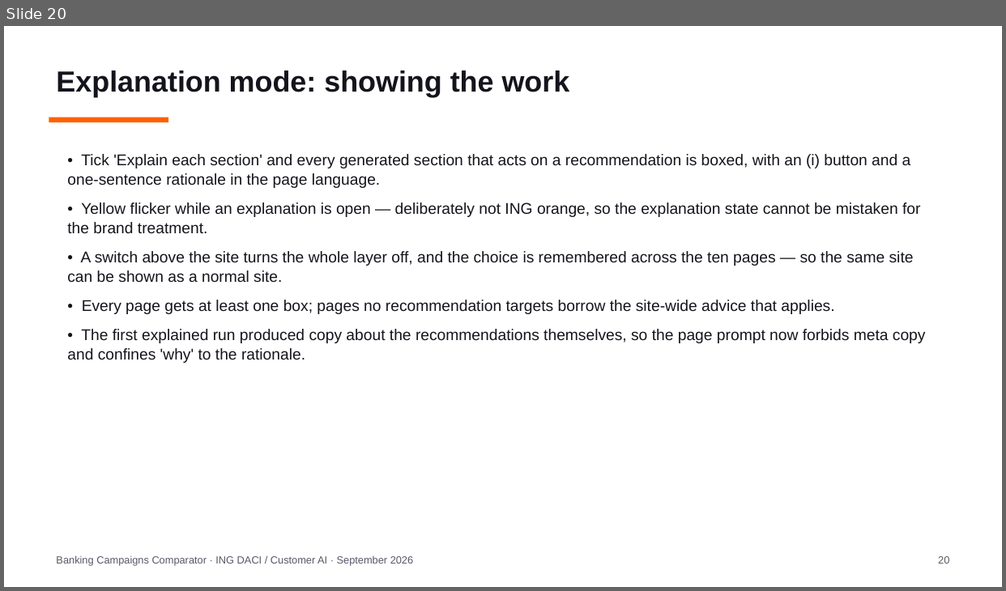
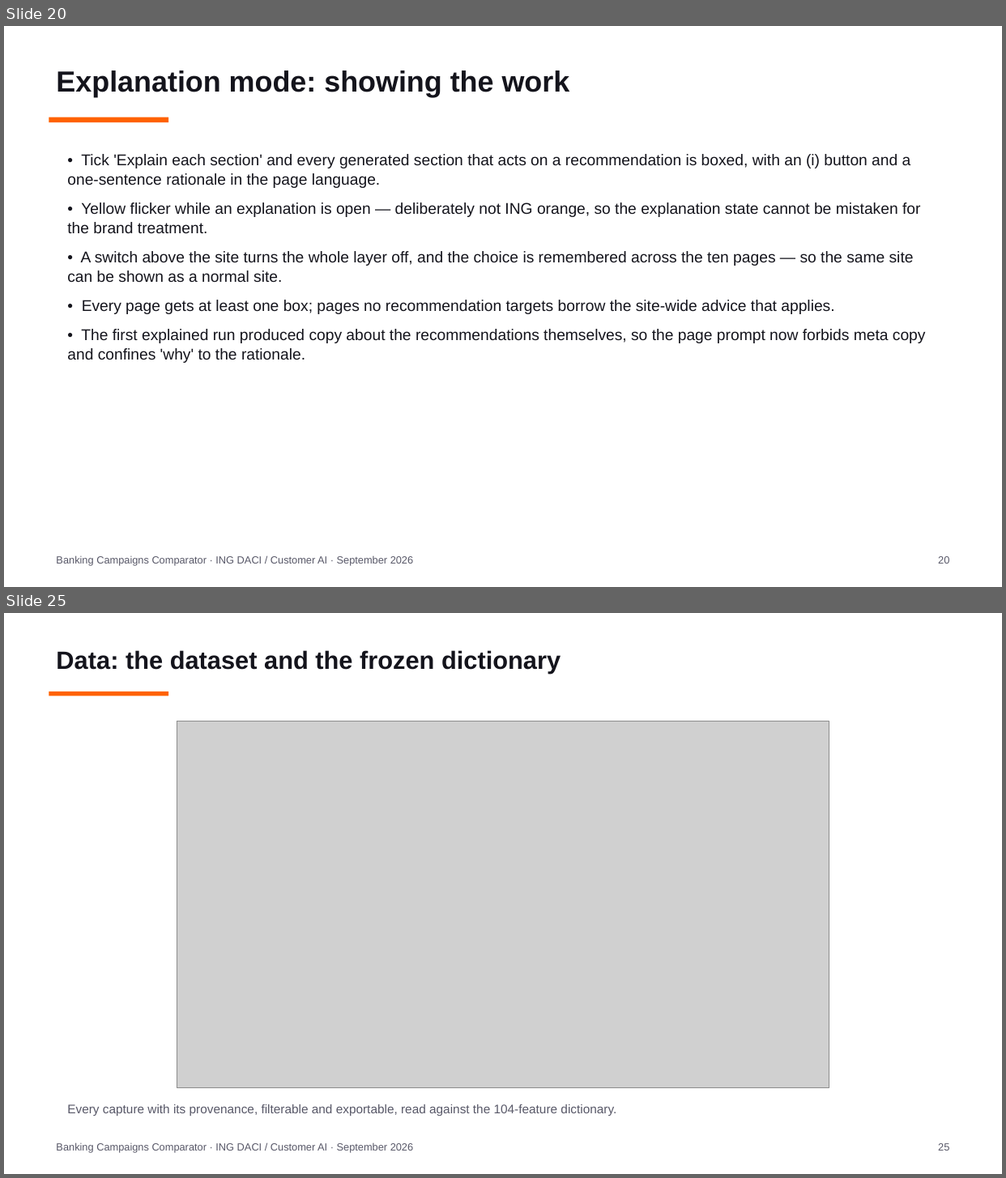
Before and after one commit to Siegried81/ing-usecase, a slide deck: docs/Banking_Campaigns_Comparator.pptx. Shown one above the other, each under a label of ours: slide 20 before the commit, slides 20 and 25 after it; the slides between them are not shown. The pictures are 1006x591 and 1006x1178 pixels, drawn with LibreOffice and Linux fonts; fonts in the diff are those of the drawing; grey boxes stand for pictures. Boxes give left, top, right and bottom in pixels: in the first picture for what was removed or moved away, otherwise in the second. Text is boxed around its words. In the diff, an @@ line names an element or a change of style, - is before the commit and + after.

```diff
--- a/docs/Banking_Campaigns_Comparator.pptx
+++ b/docs/Banking_Campaigns_Comparator.pptx
@@ slide 25 added at [4, 613, 1002, 1174], background #FFFFFF @@
@@ text added at [56, 650, 560, 674], 24 pt, text #14141C, bold @@
+Data: the dataset and the frozen dictionary
@@ rectangle added at [49, 692, 168, 696], fill #FF6200 @@
@@ picture added at [177, 722, 829, 1088] @@
@@ text added at [67, 1105, 616, 1116], 12 pt, text #585868 @@
+Every capture with its provenance, filterable and exportable, read against the 104-feature dictionary.
@@ text added at [56, 1143, 413, 1153], 10 pt, text #585868 @@
+Banking Campaigns Comparator · ING DACI / Customer AI · September 2026
@@ text added at [938, 1144, 949, 1151], 10 pt, text #585868 @@
+25
```
Also in this commit, not shown: 7 slides changed, 6 other slides added, 8 other files.
